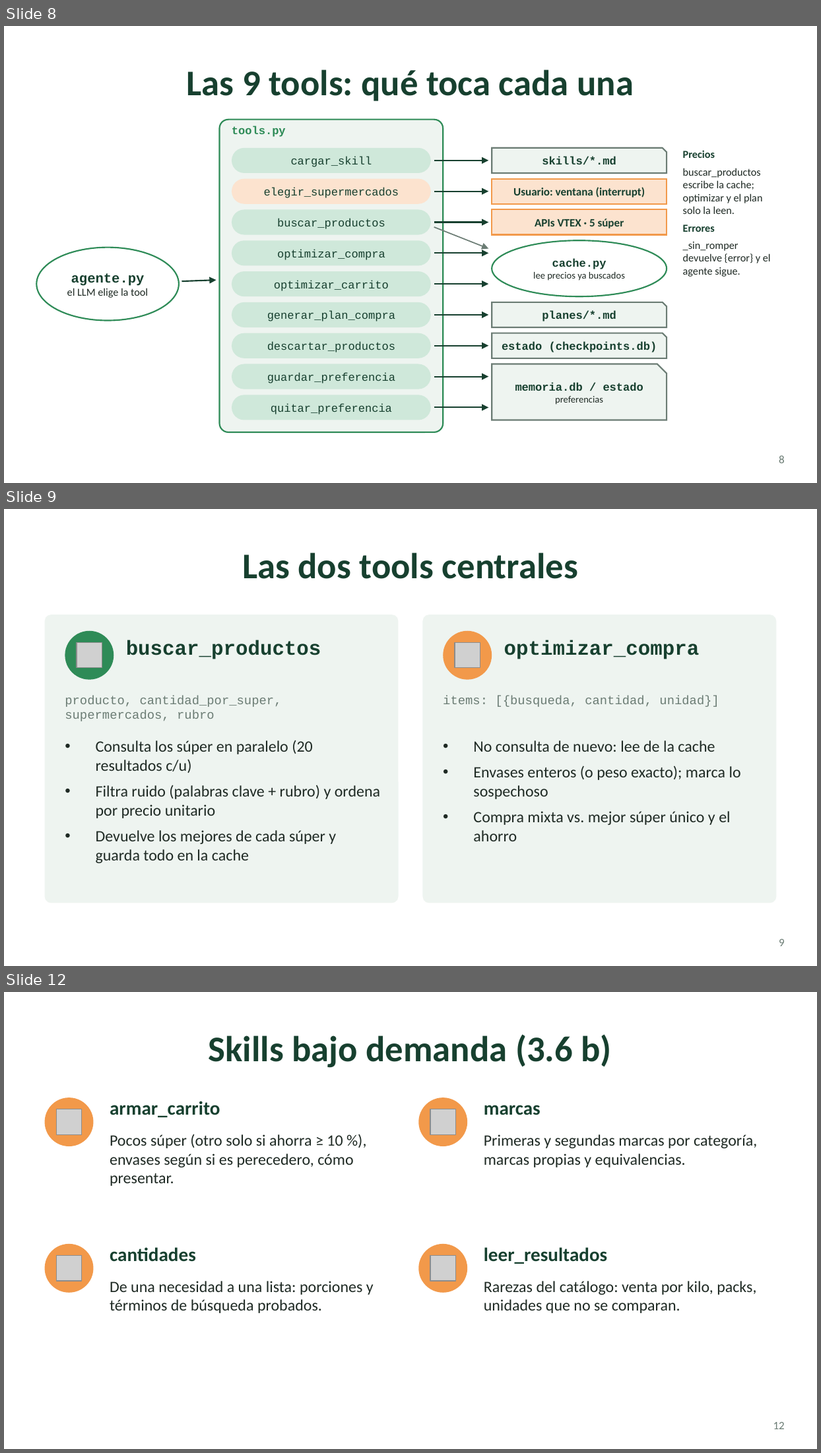
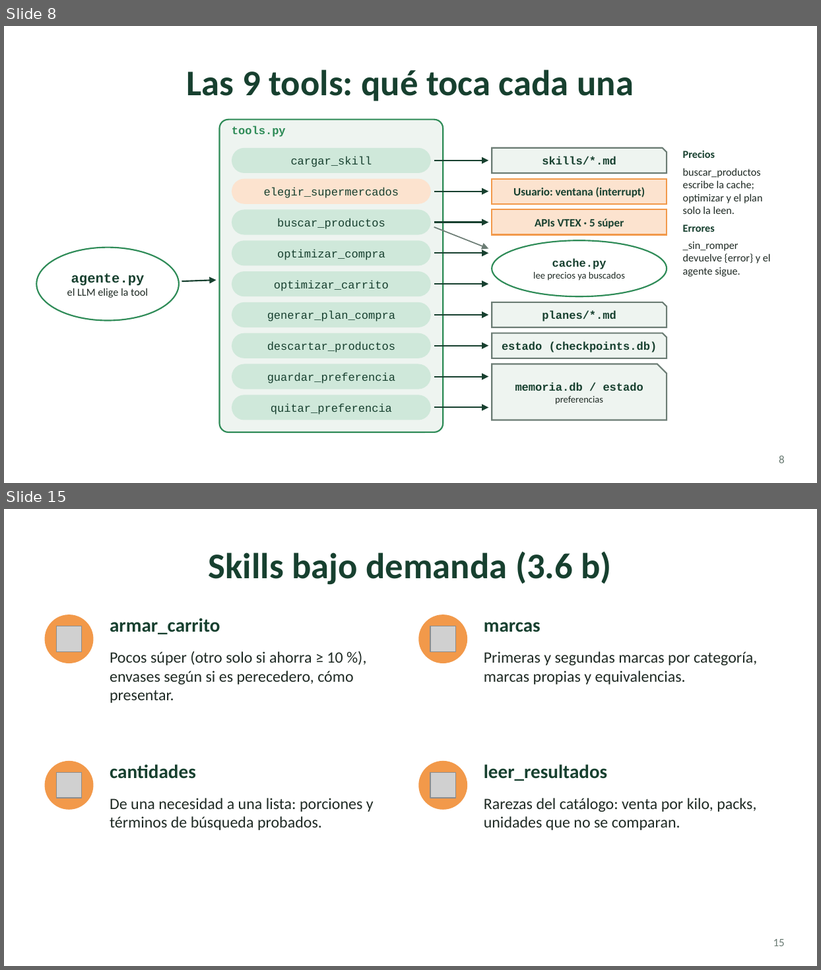
Before and after one commit to cuellojoaquinn/agente-de-supermercado, a slide deck: presentacion/super-agente.pptx. Shown one above the other, each under a label of ours: slides 8, 9 and 12 before the commit, slides 8 and 15 after it; the slides between them are not shown. The pictures are 821x1453 and 821x970 pixels, drawn with LibreOffice and Linux fonts; fonts in the diff are those of the drawing; grey boxes stand for pictures. Boxes give left, top, right and bottom in pixels: in the first picture for what was removed or moved away, otherwise in the second. Text is boxed around its words. In the diff, an @@ line names an element or a change of style, - is before the commit and + after.

```diff
--- a/presentacion/super-agente.pptx
+++ b/presentacion/super-agente.pptx
@@ slide 9 removed at (x1=4, y1=509, x2=817, y2=966), background #FFFFFF @@
@@ title removed at (x1=242, y1=553, x2=578, y2=579) @@
-Las dos tools centrales
@@ rounded rectangle removed at (x1=45, y1=615, x2=399, y2=904) @@
@@ rounded rectangle removed at (x1=422, y1=615, x2=776, y2=904) @@
@@ ellipse removed at (x1=65, y1=631, x2=114, y2=680) @@
@@ picture removed at (x1=77, y1=642, x2=102, y2=667) @@
@@ text removed at (x1=126, y1=640, x2=321, y2=659) @@
-buscar_productos
@@ ellipse removed at (x1=443, y1=631, x2=492, y2=680) @@
@@ picture removed at (x1=455, y1=642, x2=480, y2=667) @@
@@ text removed at (x1=504, y1=640, x2=700, y2=659) @@
-optimizar_compra
@@ text removed at (x1=65, y1=695, x2=282, y2=722) @@
-producto, cantidad_por_super, supermercados, rubro
@@ text removed at (x1=443, y1=695, x2=719, y2=707) @@
-items: [{busqueda, cantidad, unidad}]
@@ text removed at (x1=96, y1=740, x2=380, y2=863) @@
-• Consulta los súper en paralelo (20 resultados c/u)
-• Filtra ruido (palabras clave + rubro) y ordena por precio unitario
-• Devuelve los mejores de cada súper y guarda todo en la cache
@@ text removed at (x1=473, y1=741, x2=741, y2=842) @@
-• No consulta de nuevo: lee de la cache
-• Envases enteros (o peso exacto); marca lo sospechoso
-• Compra mixta vs. mejor súper único y el ahorro
@@ page number removed at (x1=779, y1=939, x2=785, y2=947) @@
-9
@@ what was slide 12 is now slide 15 @@
@@ page number at (x1=774, y1=939, x2=785, y2=947): text changed @@
-12
+15
```
Also in this commit, not shown: 5 slides added, 2 other slides removed.
